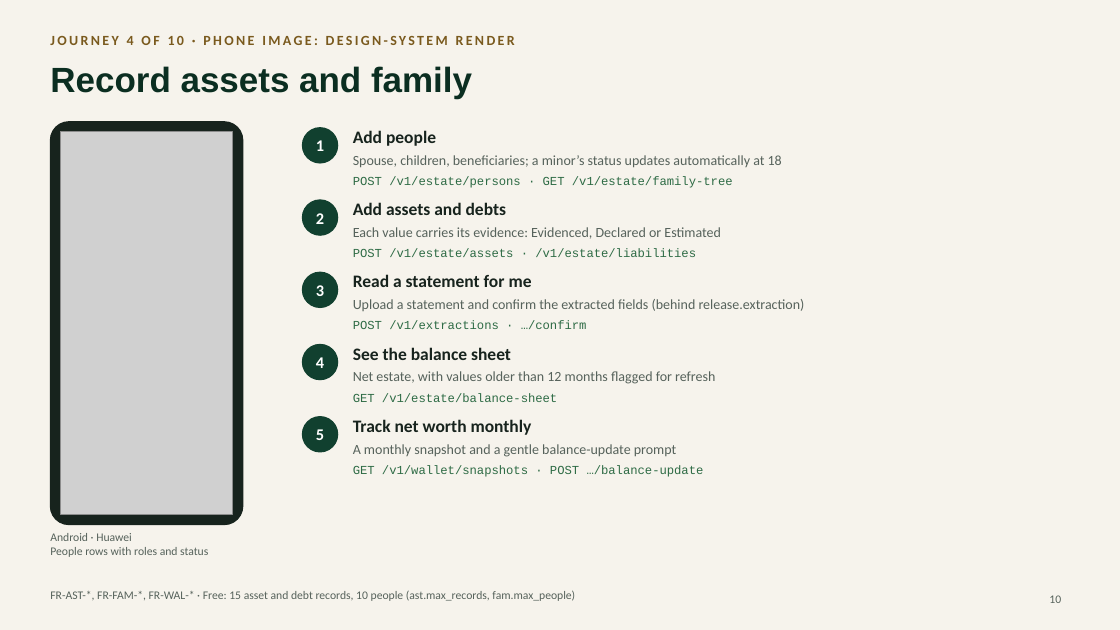
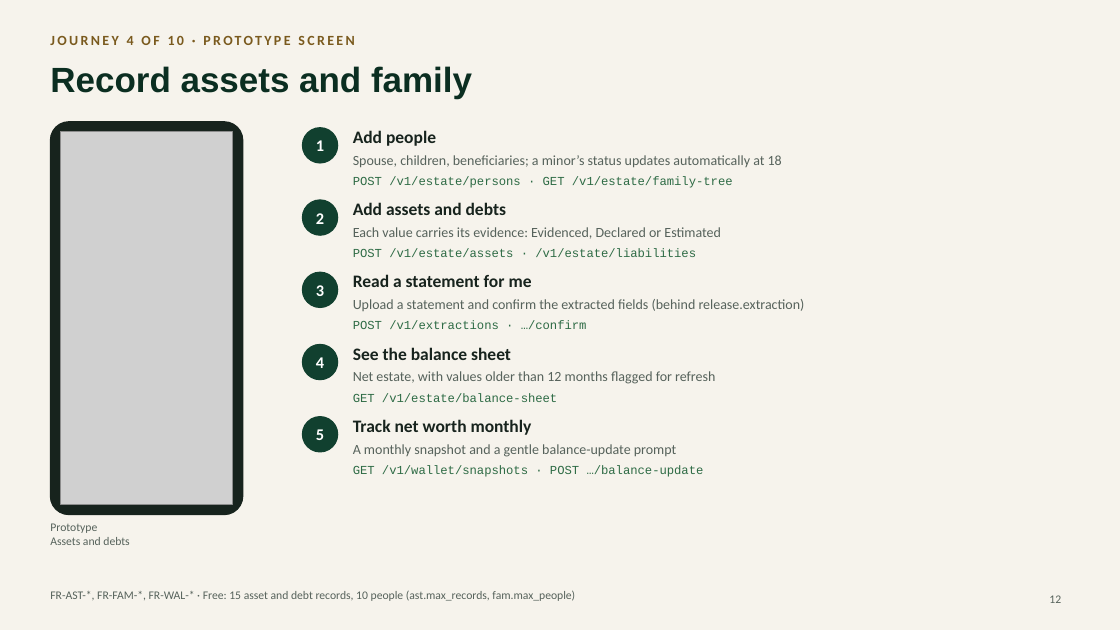
Before and after one commit to faztmobile/lifa, a slide deck: slide 12 of docs/architecture/Lifa-mobile-end-to-end.pptx (slide 10 before the commit). Drawn at 1120x630 pixels with LibreOffice and Linux fonts; fonts in the diff are those of the drawing; grey boxes stand for pictures. Boxes give left, top, right and bottom in pixels: in the first picture for what was removed or moved away, otherwise in the second. Text is boxed around its words. In the diff, an @@ line names an element or a change of style, - is before the commit and + after.

```diff
--- a/docs/architecture/Lifa-mobile-end-to-end.pptx
+++ b/docs/architecture/Lifa-mobile-end-to-end.pptx
@@ text at (50, 36, 354, 45): text changed @@
-JOURNEY 4 OF 10 · PHONE IMAGE: DESIGN-SYSTEM RENDER
+JOURNEY 4 OF 10 · PROTOTYPE SCREEN
@@ rounded rectangle: place and size @@
-rounded rectangle at (50, 122, 243, 525)
+rounded rectangle at (50, 122, 243, 515)
@@ picture: place and size @@
-picture at (60, 132, 233, 515)
+picture at (60, 132, 233, 505)
@@ text at (50, 523, 129, 545): text changed @@
-Android · Huawei
-People rows with roles and status
+Prototype
+Assets and debts
@@ page number at (1049, 595, 1061, 603): text changed @@
-10
+12
```
Also in this commit, not shown: 10 other slides changed, 2 slides added, 16 other files.
